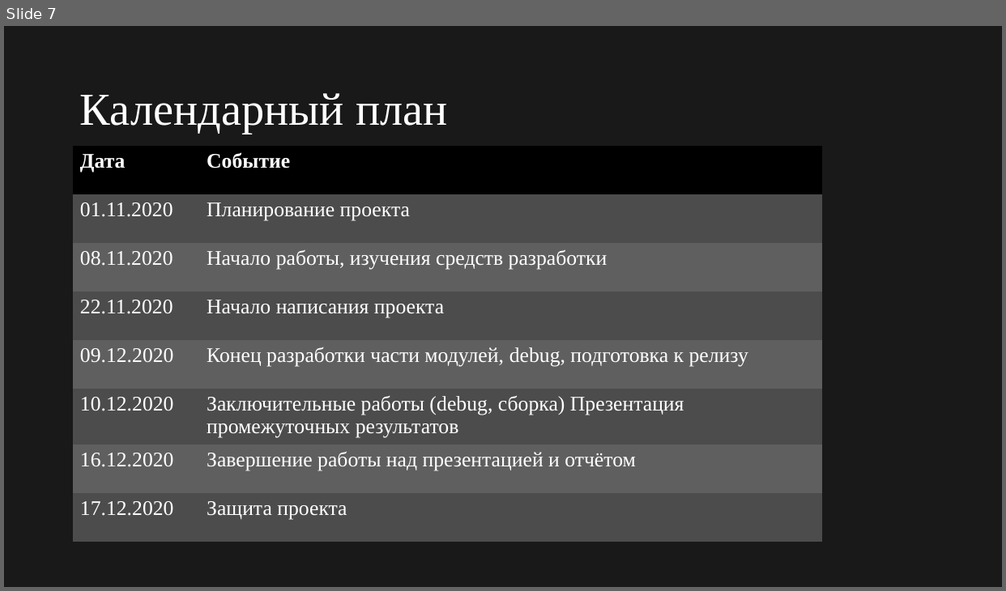
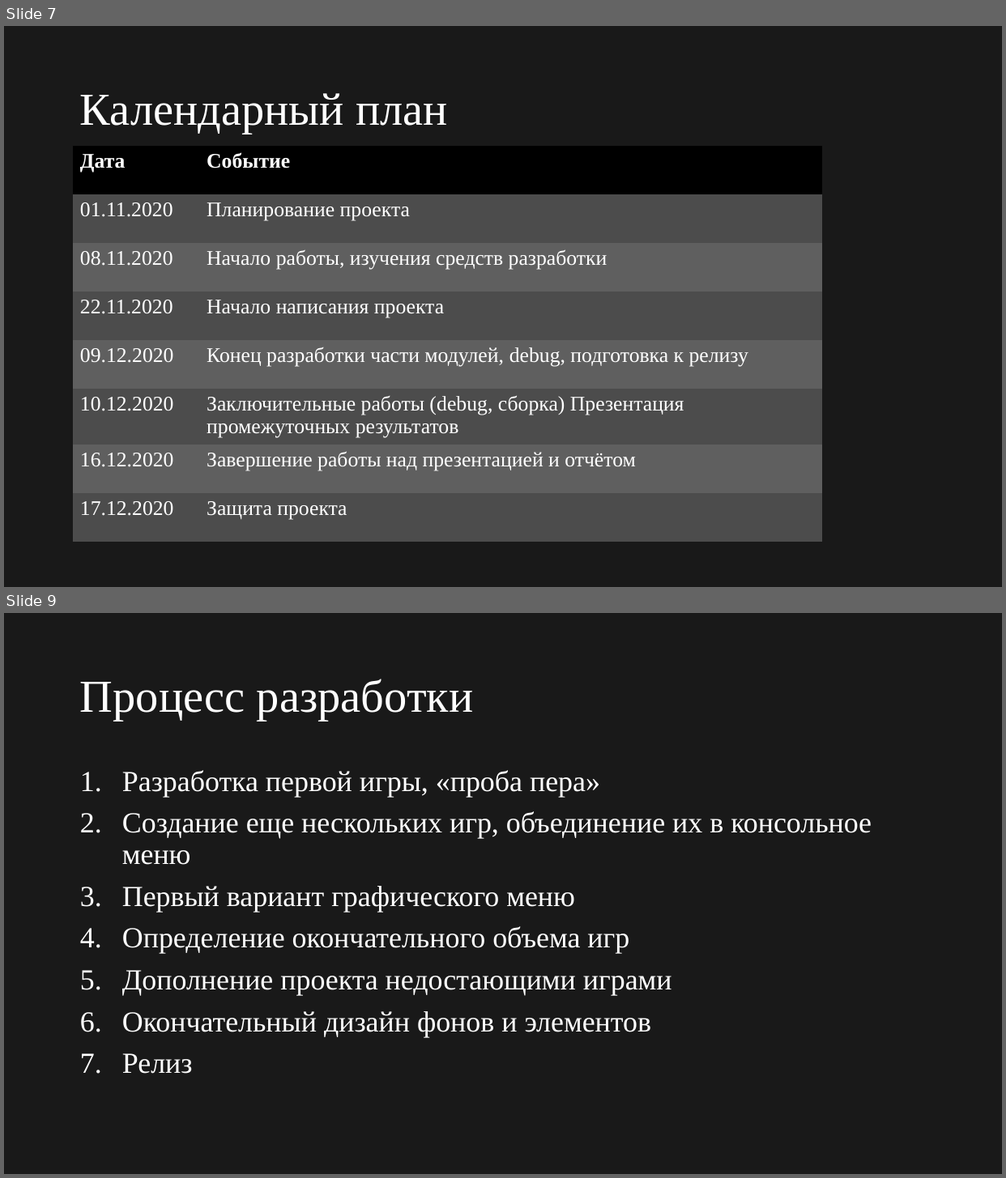
Before and after one commit to 12PAIN/SnakeIt, a slide deck: Report/Presentation.pptx. Shown one above the other, each under a label of ours: slide 7 before the commit, slides 7 and 9 after it; the slides between them are not shown. The pictures are 1006x591 and 1006x1178 pixels, drawn with LibreOffice and Linux fonts; fonts in the diff are those of the drawing. Boxes give left, top, right and bottom in pixels: in the first picture for what was removed or moved away, otherwise in the second. Text is boxed around its words. In the diff, an @@ line names an element or a change of style, - is before the commit and + after.

```diff
--- a/Report/Presentation.pptx
+++ b/Report/Presentation.pptx
@@ slide 9 added at <box>4,613,1002,1174</box>, background #191919 @@
@@ title added at <box>80,679,473,721</box>, 44 pt, text #FFFFFF @@
+Процесс разработки
@@ text added at <box>122,770,872,1074</box>, 28 pt, text #FFFFFF @@
+1. Разработка первой игры, «проба пера»
+2. Создание еще нескольких игр, объединение их в консольное меню
+3. Первый вариант графического меню
+4. Определение окончательного объема игр
+5. Дополнение проекта недостающими играми
+6. Окончательный дизайн фонов и элементов
+7. Релиз
```
Also in this commit, not shown: 4 slides changed, 2 other slides added, 1 slide removed, 1 other file.
